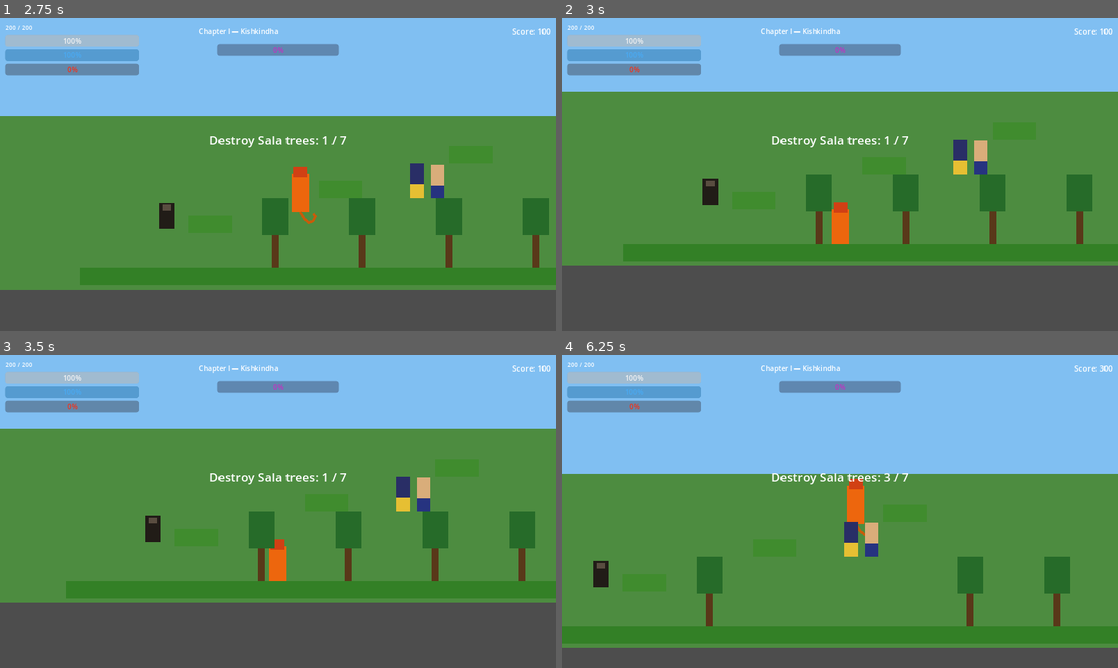
Above: before the commit, frames 1-4 (two rows, left to right).
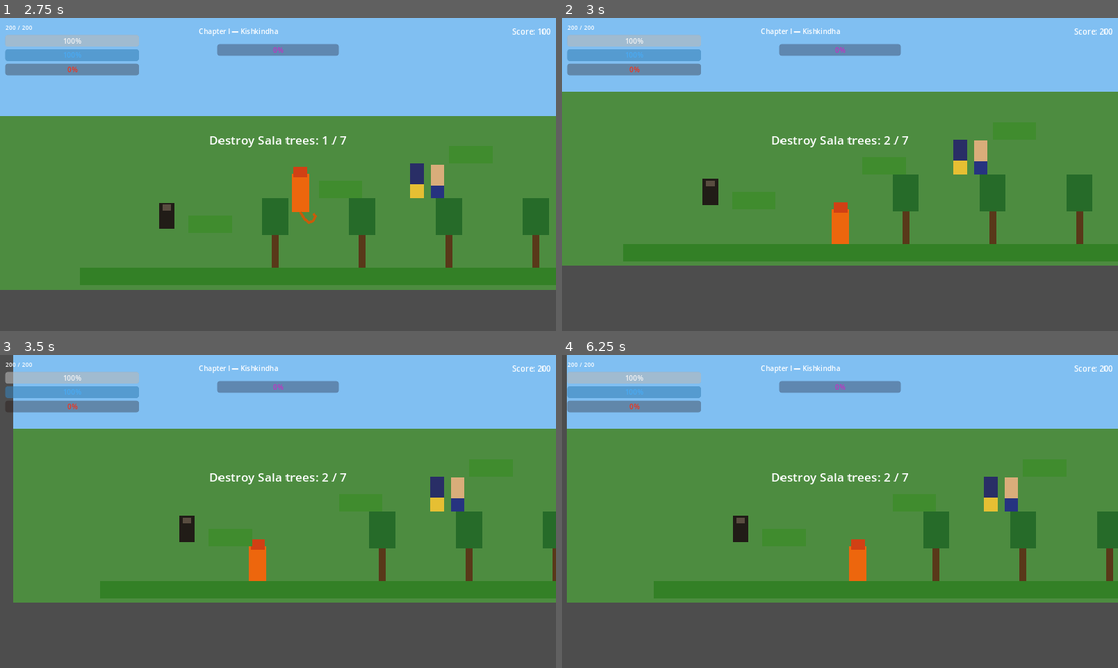
Above: after the commit, the same moments.

Repository: sushritha22496-lang/MediShift
Game: Godot game, scene res://scenes/main_menu.tscn
Same seed, same stepped clock (60 frames per second), same inputs: the game is played once before the commit and once after it.
Inputs:
- Up to frame 1 (2.75 s): click "New Game" at 0.5 s; tap Enter at 1.25 s; hold D (move_right) from 1.28 s (still down); tap Ctrl (attack) at 1.35, 2.3 s; tap Space (jump) at 1.52, 2.27 s; tap 2 (anima) at 2.1 s
- Up to frame 2 (3 s): release D (move_right) at 2.78 s; hold A (move_left) from 2.78 s (still down); tap Ctrl (attack) at 2.85 s
- Up to frame 3 (3.5 s): keep holding A (move_left)
- Up to frame 4 (6.25 s): release A (move_left) at 3.53 s; hold D (move_right) 3.53-5.03 s; tap Shift (dash) at 3.6 s; tap Space (jump) at 3.77, 4.52, 5.27 s; tap Ctrl (attack) every 0.75 s from 3.8 to 6.05 s; hold F (fly) 4.28-5.03 s; hold A (move_left) 5.03-5.78 s; tap 4 (garima) at 5.1 s; hold D (move_right) from 5.78 s (still down); hold Alt (heavy_attack) from 5.78 s (still down)

Frame 1 is identical in both runs. In frame 2, 0.7% of the frame differs, in the area x 43-98%, y 3-73%; in frame 3, 8.8%; in frame 4, 39%, in the area x 0-100%, y 0-94%.

Commit message:
Fix melee attacks and tail-fire only ever hitting one fixed side
AttackHitbox and TailHitbox never flipped with facing_right — only the
Sprite did. This meant every melee swing and tail-fire attack always
hit to a fixed world-space side regardless of which way Hanuman was
actually facing, so attacking anything approaching from the left did
nothing. Also decoupled Mahima/Anima sizing from the sprite-only scale
hack it was piggybacking on: growth/shrink now scales the whole body
(collision shape, hitboxes, raycasts) via the root node's scale, so a
giant or tiny Hanuman actually has a giant or tiny hitbox to match,
instead of always fighting at his normal size regardless of form.

Diff:
--- a/scripts/player/Hanuman.gd
+++ b/scripts/player/Hanuman.gd
@@ -139,6 +139,8 @@
 	if dir != 0.0:
 		facing_right = dir > 0.0
 		sprite.scale.x = 1.0 if facing_right else -1.0
+		attack_hitbox.scale.x = 1.0 if facing_right else -1.0
+		tail_hitbox.scale.x = 1.0 if facing_right else -1.0
 
 	var spd: float = RUN_SPEED if Input.is_action_pressed("dash") else WALK_SPEED
 	spd *= speed_multiplier
@@ -289,8 +291,7 @@
 		target_scale = ANIMA_SCALE
 	else:
 		target_scale = NORMAL_SCALE
-	var sx: float = sign(sprite.scale.x)
-	sprite.scale = sprite.scale.move_toward(target_scale * Vector2(sx, 1.0), SCALE_SPEED * delta)
+	scale = scale.move_toward(target_scale, SCALE_SPEED * delta)
 
 # ─── Attack ───────────────────────────────────────────────────────────────────
 func _handle_attack(delta: float) -> void:
Not shown, changed: docs/index.pck
Not shown, changed: docs/index.service.worker.js
